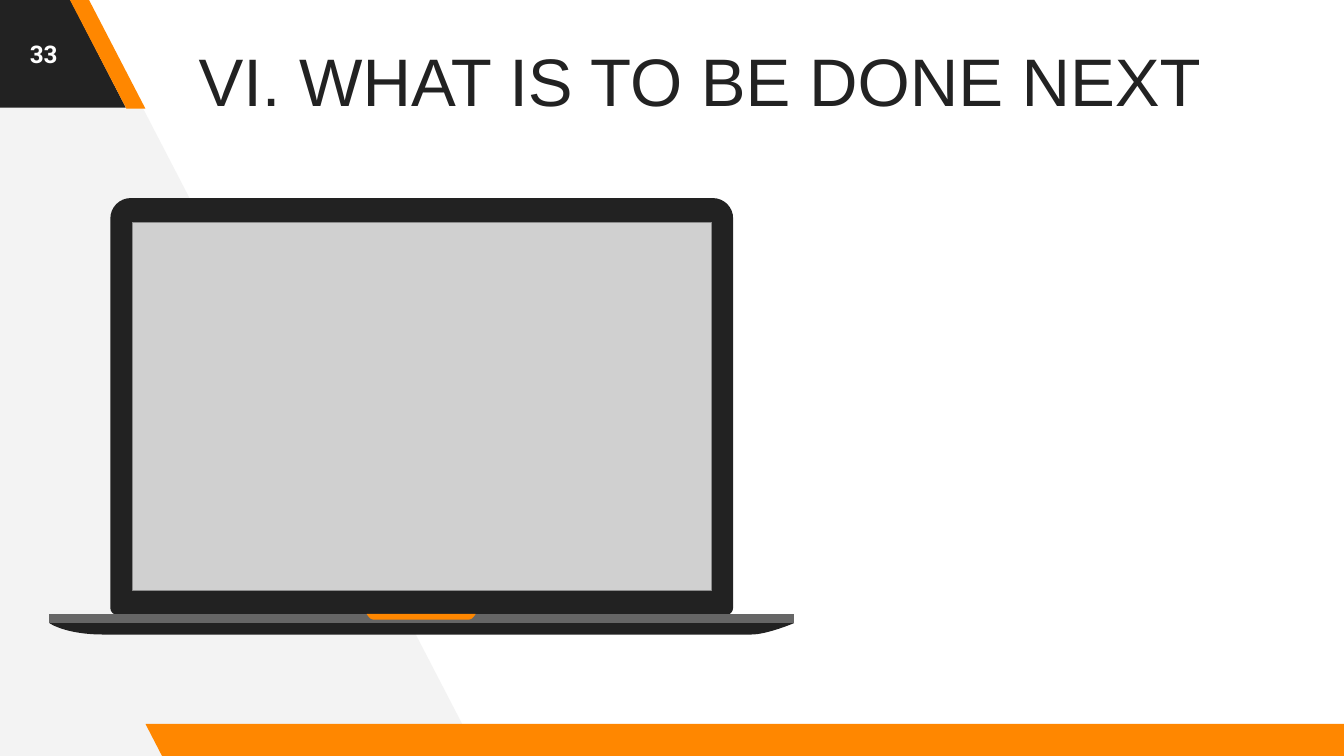
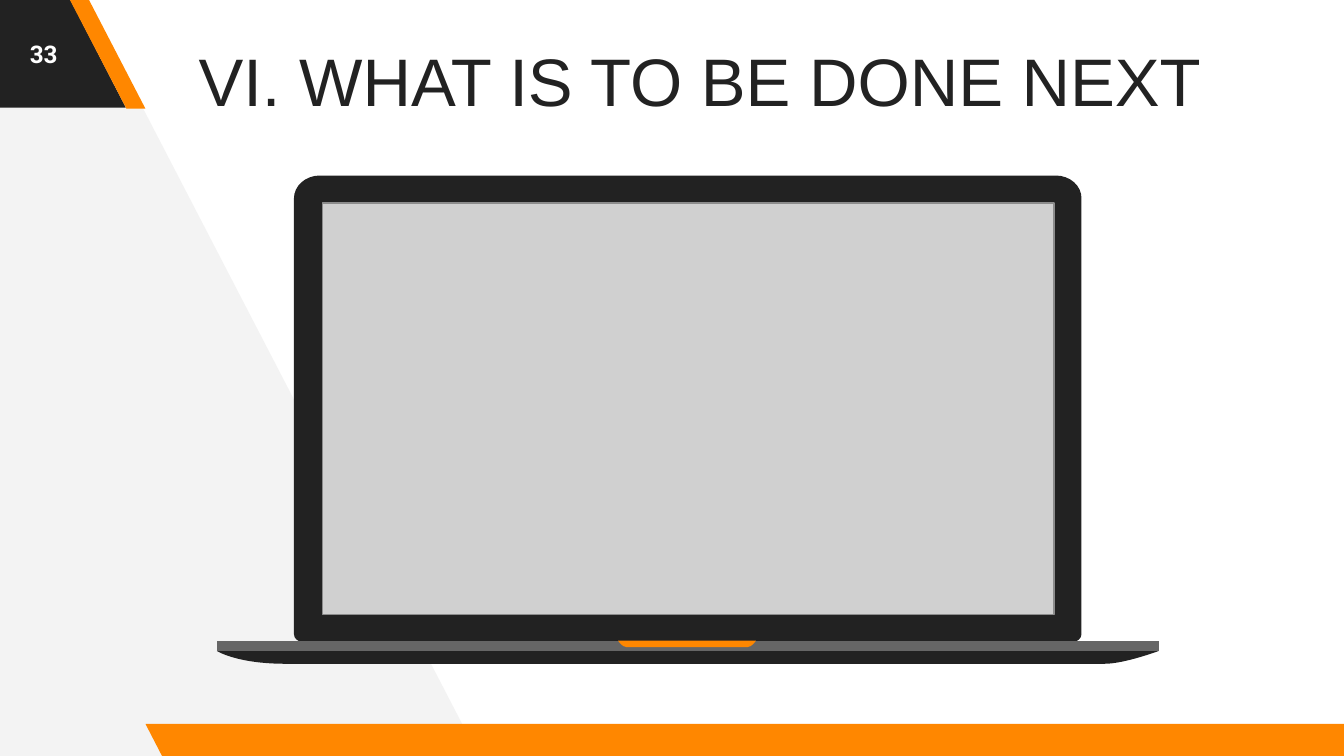
Before and after one commit to astrodestroyergithub/Divvy-Bike-Share, a slide deck: slide 33 of PPTS/19BCE1156_Tamojit_Roy_Capstone_Project_B.Tech_CSE_2019-23_Review-1.pptx. Drawn at 1344x756 pixels with LibreOffice and Linux fonts; fonts in the diff are those of the drawing; grey boxes stand for pictures. Boxes give left, top, right and bottom in pixels: in the first picture for what was removed or moved away, otherwise in the second. Text is boxed around its words. In the diff, an @@ line names an element or a change of style, - is before the commit and + after.

```diff
--- a/PPTS/19BCE1156_Tamojit_Roy_Capstone_Project_B.Tech_CSE_2019-23_Review-1.pptx
+++ b/PPTS/19BCE1156_Tamojit_Roy_Capstone_Project_B.Tech_CSE_2019-23_Review-1.pptx
@@ freeform shape: place and size @@
-freeform shape at bbox=[110, 198, 732, 614]
+freeform shape at bbox=[294, 176, 1082, 642]
@@ picture added at bbox=[323, 203, 1054, 614] @@
@@ picture removed at bbox=[132, 223, 711, 591] @@
@@ freeform shape: place and size @@
-freeform shape at bbox=[50, 624, 794, 636]
+freeform shape at bbox=[216, 650, 1159, 664]
@@ freeform shape: place and size @@
-freeform shape at bbox=[50, 614, 794, 624]
+freeform shape at bbox=[216, 641, 1159, 652]
@@ freeform shape: place and size @@
-freeform shape at bbox=[367, 614, 476, 620]
+freeform shape at bbox=[618, 641, 757, 648]
```
Also in this commit, not shown: 5 other slides changed, 1 slide added.
